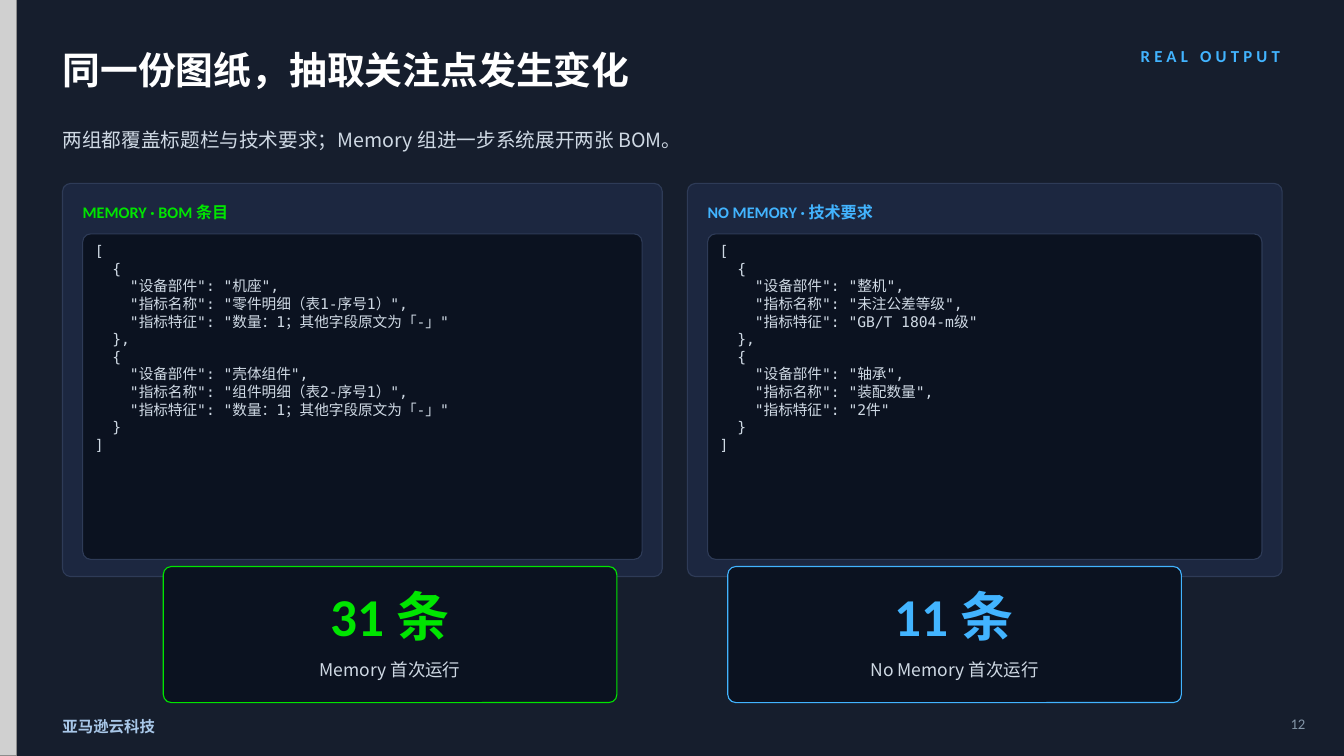
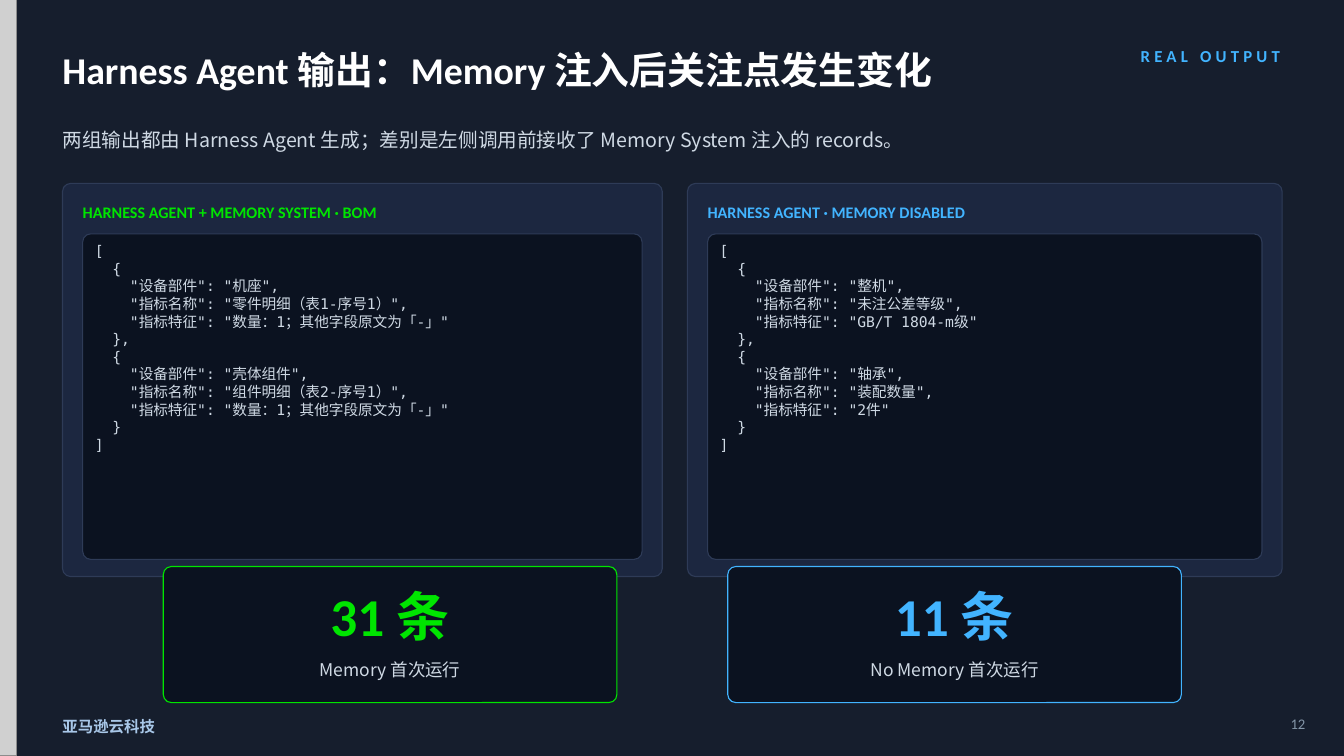
Before and after one commit to dashjim/agentcore-memory-loop, a slide deck: slide 12 of docs/记忆能让Agent越跑越好吗-V3.pptx. Drawn at 1344x756 pixels with LibreOffice and Linux fonts; fonts in the diff are those of the drawing; grey boxes stand for pictures. Boxes give left, top, right and bottom in pixels: in the first picture for what was removed or moved away, otherwise in the second. Text is boxed around its words. In the diff, an @@ line names an element or a change of style, - is before the commit and + after.

Commit message:
docs: clarify execution roles in memory deck

```diff
--- a/docs/记忆能让Agent越跑越好吗-V3.pptx
+++ b/docs/记忆能让Agent越跑越好吗-V3.pptx
@@ text at [62, 51, 932, 91]: text changed @@
-同一份图纸，抽取关注点发生变化
+Harness Agent 输出：Memory 注入后关注点发生变化
@@ text at [62, 130, 903, 152]: text changed @@
-两组都覆盖标题栏与技术要求；Memory 组进一步系统展开两张 BOM。
+两组输出都由 Harness Agent 生成；差别是左侧调用前接收了 Memory System 注入的 records。
@@ text at [83, 207, 377, 218]: text changed @@
-MEMORY · BOM 条目
+HARNESS AGENT + MEMORY SYSTEM · BOM
@@ text at [708, 207, 964, 218]: text changed @@
-NO MEMORY · 技术要求
+HARNESS AGENT · MEMORY DISABLED
```
Also in this commit, not shown: 6 other slides changed, 2 other files.
